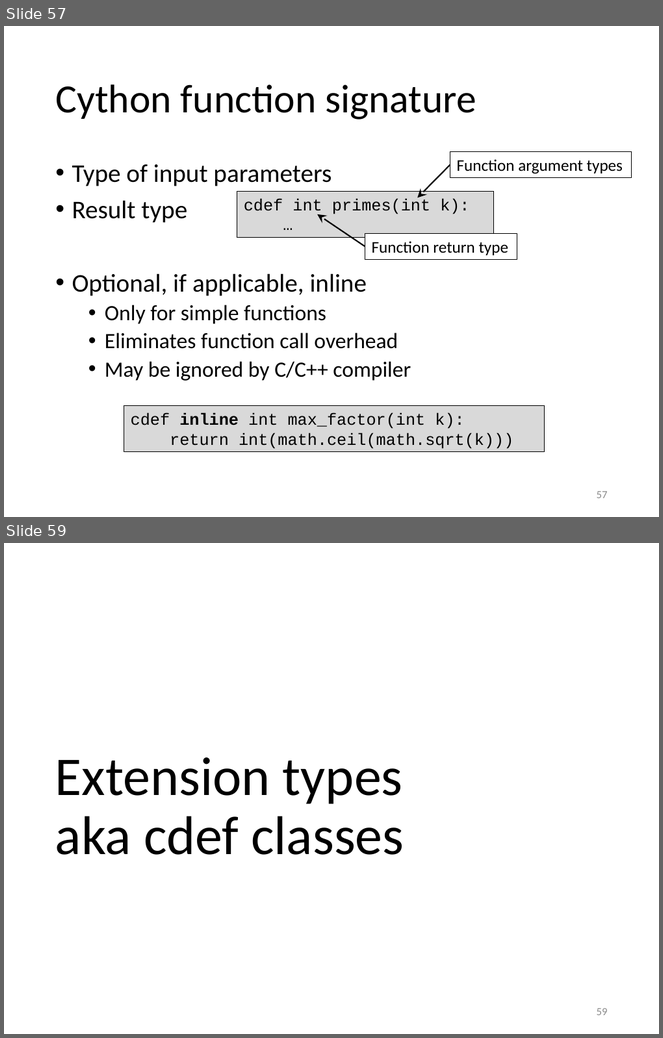
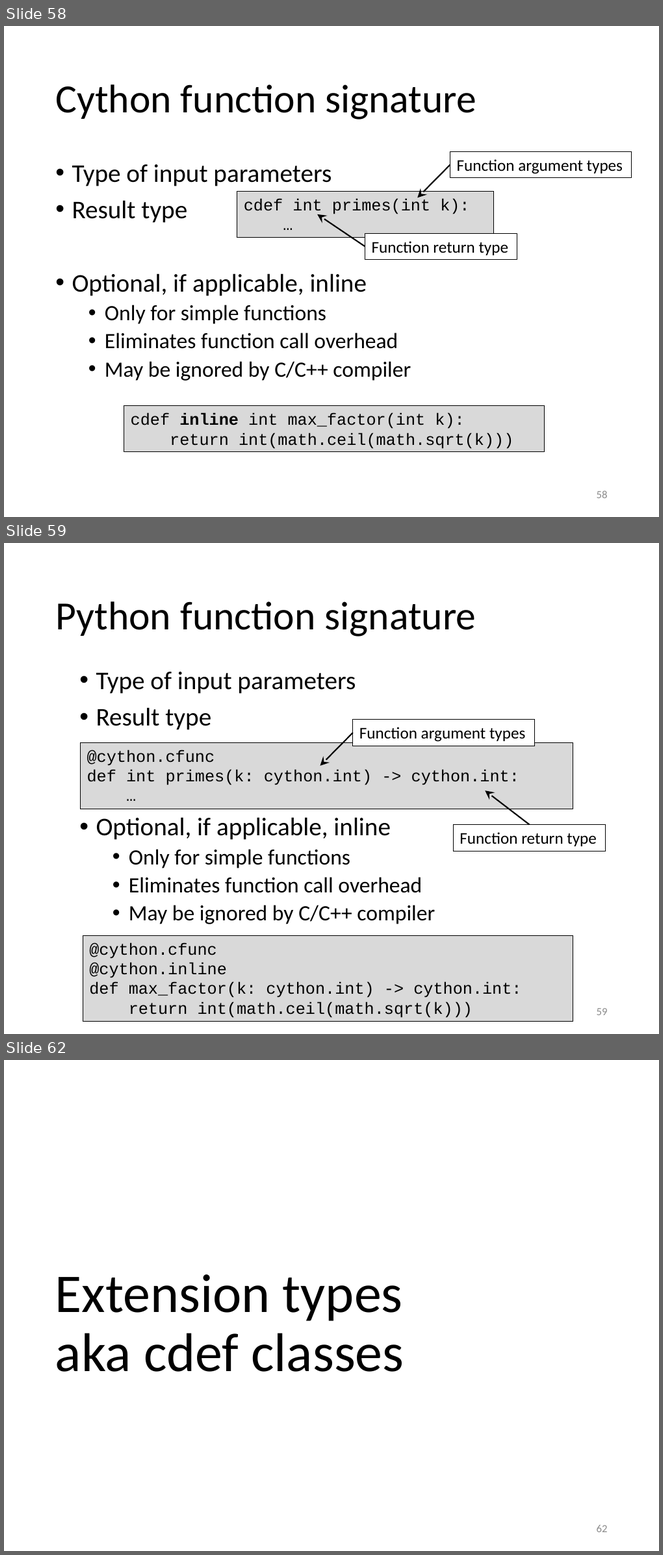
Before and after one commit to gjbex/Python-for-HPC, a slide deck: python_for_hpc.pptx. Shown one above the other, each under a label of ours: slides 57 and 59 before the commit, slides 58, 59 and 62 after it; the slides between them are not shown. The pictures are 663x1038 and 663x1555 pixels, drawn with LibreOffice and Linux fonts; fonts in the diff are those of the drawing. Boxes give left, top, right and bottom in pixels: in the first picture for what was removed or moved away, otherwise in the second. Text is boxed around its words. In the diff, an @@ line names an element or a change of style, - is before the commit and + after.

Commit message:
Update functions for Cython 3.x

```diff
--- a/python_for_hpc.pptx
+++ b/python_for_hpc.pptx
@@ slide 59 added at box(4, 543, 659, 1034), background #FFFFFF @@
@@ title added at box(55, 601, 477, 637), 44 pt, text #000000 @@
+Python function signature
@@ text added at box(96, 672, 435, 925), 24 pt, text #000000 @@
+• Type of input parameters
+• Result type
+• Optional, if applicable, inline
+  • Only for simple functions
+  • Eliminates function call overhead
+  • May be ignored by C/C++ compiler
@@ arrow added from (353, 733) to (321, 766), #000000 1.5 pt @@
@@ rectangle added at box(353, 719, 534, 745), fill #FFFFFF, outline #000000 0.75 pt, 18 pt, text #000000 @@
+Function argument types
@@ rectangle added at box(81, 743, 573, 809), fill #D9D9D9, outline #000000 0.75 pt, 18 pt, text #000000 @@
+@cython.cfunc
+def int primes(k: cython.int) -> cython.int:
+…
@@ arrow added from (529, 824) to (485, 791), #000000 1.5 pt @@
@@ rectangle added at box(453, 824, 605, 851), fill #FFFFFF, outline #000000 0.75 pt, 18 pt, text #000000 @@
+Function return type
@@ rectangle added at box(83, 936, 573, 1021), fill #D9D9D9, outline #000000 0.75 pt, 18 pt, text #000000 @@
+@cython.cfunc
+@cython.inline
+def max_factor(k: cython.int) -> cython.int:
+return int(math.ceil(math.sqrt(k)))
@@ page number added at box(597, 1008, 608, 1016), 12 pt, text #8C8C8C @@
+59
@@ what was slide 57 is now slide 58 @@
@@ page number at box(597, 491, 608, 499): text changed @@
-57
+58
@@ what was slide 59 is now slide 62 @@
@@ page number at box(597, 1525, 608, 1533): text changed @@
-59
+62
```
Also in this commit, not shown: 2 slides changed, 2 other slides added.
